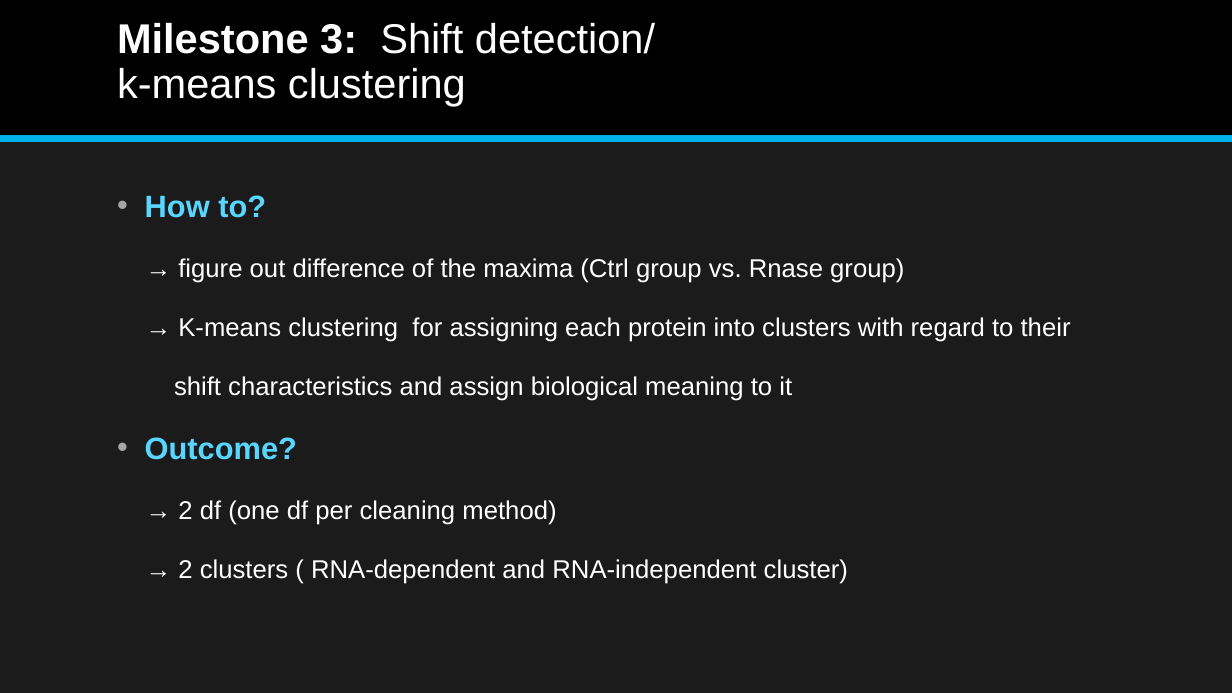
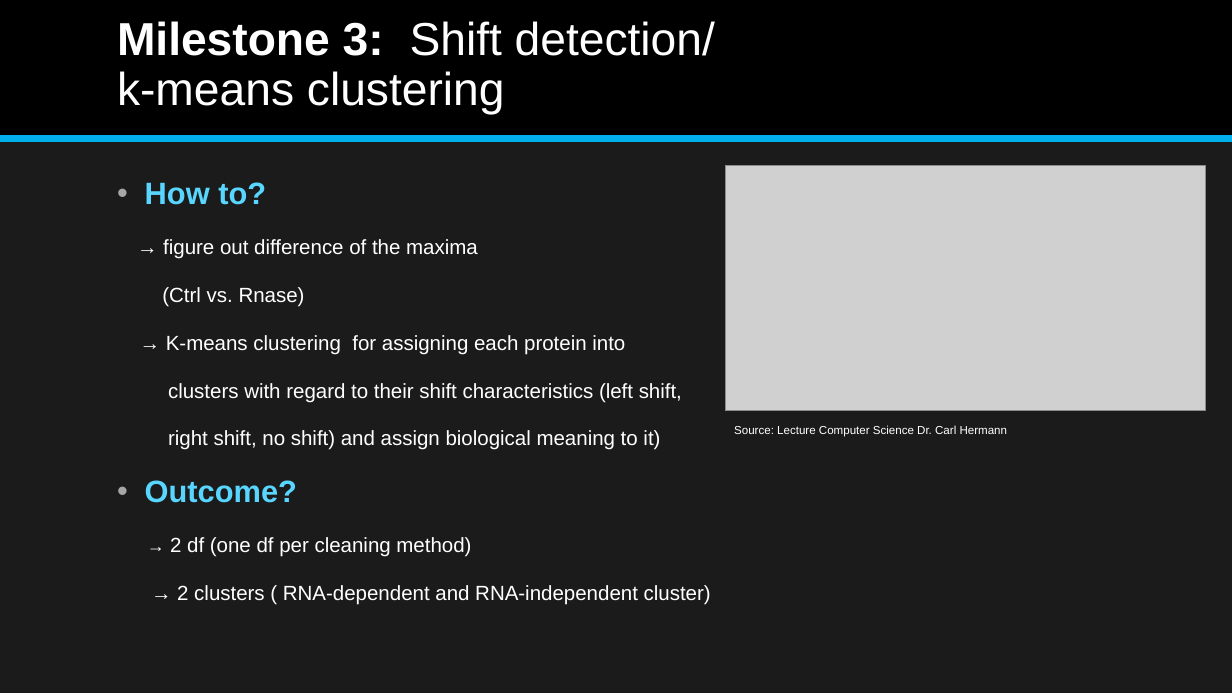
Before and after one commit to datascience-mobi-2022/2022-topic-03-team-04, a slide deck: slide 11 of DatenAnalyseSS22_final.pptx. Drawn at 1232x693 pixels with LibreOffice and Linux fonts; fonts in the diff are those of the drawing; grey boxes stand for pictures. Boxes give left, top, right and bottom in pixels: in the first picture for what was removed or moved away, otherwise in the second. Text is boxed around its words. In the diff, an @@ line names an element or a change of style, - is before the commit and + after.

```diff
--- a/DatenAnalyseSS22_final.pptx
+++ b/DatenAnalyseSS22_final.pptx
@@ title "Milestone 3: Shift detection/ k-means ..." at [117, 21, 715, 114]: size 32.4 to 36 pt @@
@@ text "How to?": place and size @@
-text "How to?" at [145, 195, 1071, 584]
+text "How to?" at [145, 182, 711, 605]
@@ picture added at [726, 166, 1206, 411] @@
@@ text at [145, 182, 711, 605]: size 20 to 14 pt in "→"; size 20 to 16 pt in "2 df (one df per cleaning method)", "→ 2 clusters ( RNA-dependent and RNA-independent ..."; line spacing 1 to 0.9; less space between paragraphs @@
@@ text at [162, 239, 682, 450]: text changed; size 20 to 16 pt @@
-→ figure out difference of the maxima (Ctrl group vs. Rnase group)
-→ K-means clustering for assigning each protein into clusters with regard to their
-shift characteristics and assign biological meaning to it
+→ figure out difference of the maxima
+(Ctrl vs. Rnase)
+→ K-means clustering for assigning each protein into
+clusters with regard to their shift characteristics (left shift,
+right shift, no shift) and assign biological meaning to it)
@@ text added at [734, 425, 1008, 437], 9 pt, text #FFFFFF @@
+Source: Lecture Computer Science Dr. Carl Hermann
```
Also in this commit, not shown: 5 other slides changed.
